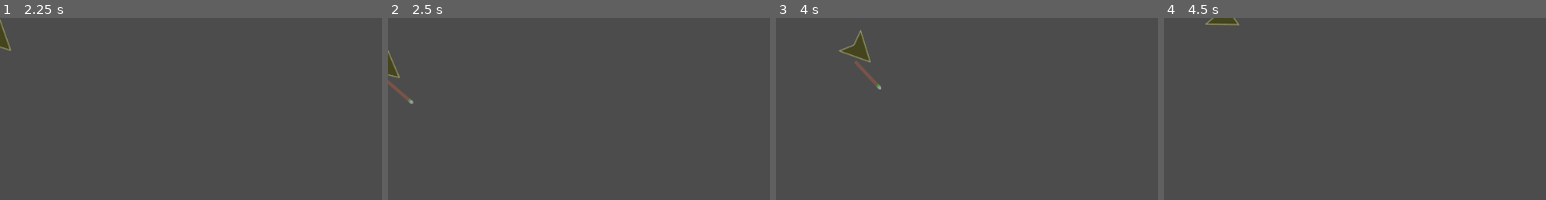
Above: before the commit, frames 1-4 (left to right).
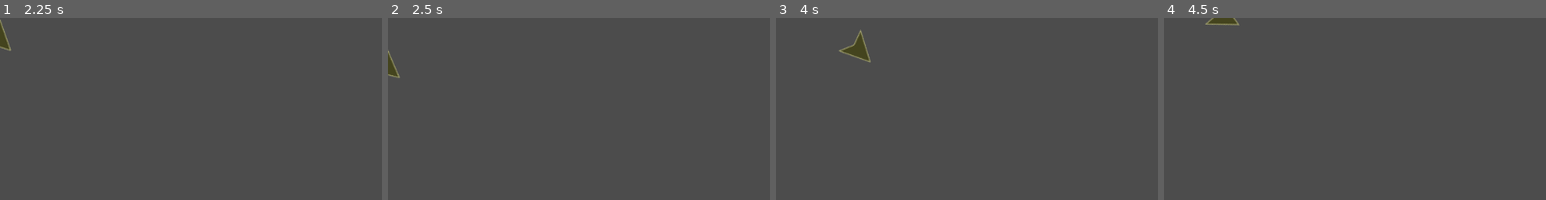
Above: after the commit, the same moments.

Repository: Schwarcraft/DreamGame
Game: Godot game, scene res://Source/Lobby.tscn
The game is run twice, just before and just after one commit, with the same random seed, the same clock (stepped at 60 frames per second) and the same inputs.
Inputs (mouse positions are % of the whole screen's width and height, from its top left):
- Up to frame 1 (2.25 s): tap Enter at 0.5 s; move the mouse to (72, 55) at 0.52 s; hold D (move_right) 0.53-1.25 s; tap E (equip) at 0.6 s; right-click (72, 55) at 0.8 s; click "Host" at 1.25 s; tap Space at 2 s; move the mouse to (30, 67) at 2.02 s; hold S (move_down) from 2.03 s (still down); right-click (30, 67) at 2.1 s
- Up to frame 2 (2.5 s): keep holding S (move_down); tap E (equip) at 2.3 s
- Up to frame 3 (4 s): move the mouse to (60, 34) at 2.77 s; release S (move_down) at 2.78 s; hold D (move_right) 2.78-3.53 s; tap E (equip) at 2.85, 3.8 s; right-click (60, 34) at 3.05 s; move the mouse to (45, 86) at 3.52 s; hold W (move_up) from 3.53 s (still down); right-click (45, 86) at 3.6 s
- Up to frame 4 (4.5 s): move the mouse to (80, 79) at 4.27 s; release W (move_up) at 4.28 s; hold A (move_left) from 4.28 s (still down); tap E (equip) at 4.35 s
The pictures show only the part of the screen within x 0-50%, y 0-50%; the shares and areas given below are measured in that part.

Frame 1 is identical in both runs. In frame 2, 0.2% of the frame differs, in the area x 0-7%, y 34-48%; in frame 3, 0.2%, in the area x 20-28%, y 23-40%; in frame 4, nothing differs.

Commit message:
Fixed Base Networking

Diff:
--- a/Source/Main.tscn
+++ b/Source/Main.tscn
@@ -2,7 +2,6 @@
 
 [ext_resource path="res://Source/Ship.tscn" type="PackedScene" id=1]
 
-
 [node name="Main" type="Node"]
 
 [node name="Ship" parent="." instance=ExtResource( 1 )]
--- a/Source/Ship.gd
+++ b/Source/Ship.gd
@@ -42,10 +42,10 @@
 		#-----Equipment Block-----
 		if Input.is_action_just_pressed("equip"):
 			if is_equipped== false:
-				equip(1)
+				rpc('equip',1)
 				is_equipped = true
 			else:
-				unequip(current_equipID)
+				rpc('unequip',1)
 
 
 
@@ -60,18 +60,20 @@
 #This function will equip a set item:
 #---Purpose---
 #Will take an item ID (int) input and change the sprite of the equipment on the player
-func equip(id):
+sync func equip(id):
 	var equipped
 	match id:
 		1: #ID 1= Spear
 			$Spear.show()
+			$Spear.set_process(true)
 			current_equipID=1
 	pass
 
 
-func unequip(id):
+sync func unequip(id):
 	match id:
 		1: #ID 1 = Spear
 			$Spear.hide()
+			$Spear.set_process(false)
 			current_equipID = 0
 	is_equipped = false
--- a/Source/Ship.tscn
+++ b/Source/Ship.tscn
@@ -8,10 +8,22 @@
 [sub_resource type="CircleShape2D" id=1]
 radius = 14.9845
 
-[sub_resource type="CircleShape2D" id=3]
+[sub_resource type="Animation" id=2]
+resource_name = "New Anim"
+tracks/0/type = "value"
+tracks/0/path = NodePath("Spear/Spear_tex:rotation_degrees")
+tracks/0/interp = 1
+tracks/0/loop_wrap = true
+tracks/0/imported = false
+tracks/0/enabled = true
+tracks/0/keys = {
+"times": PoolRealArray( 0, 0.5, 0.999212 ),
+"transitions": PoolRealArray( 1, 1, 1 ),
+"update": 0,
+"values": [ 90.0, 180.0, 90.0 ]
+}
 
-[sub_resource type="Animation" id=2]
-resource_name = "Spear_Attack"
+[sub_resource type="Animation" id=3]
 tracks/0/type = "value"
 tracks/0/path = NodePath("Spear/Spear_tex:position")
 tracks/0/interp = 2
@@ -37,6 +49,8 @@
 "values": [ Vector2( 27.4832, 13.6182 ), Vector2( 57.483, 13.618 ), Vector2( 27.4832, 13.6182 ) ]
 }
 
+[sub_resource type="CircleShape2D" id=4]
+
 [node name="Ship" type="RigidBody2D"]
 collision_mask = 7
 gravity_scale = 0.0
@@ -49,9 +63,12 @@
 position = Vector2( 0, -0.463287 )
 shape = SubResource( 1 )
 
-[node name="Spear" type="KinematicBody2D" parent="."]
+[node name="SpearPlayer" type="AnimationPlayer" parent="."]
+"anims/New Anim" = SubResource( 2 )
+anims/Spear_Attack = SubResource( 3 )
+
+[node name="Spear" type="Area2D" parent="."]
 visible = false
-collision_layer = 4
 script = ExtResource( 3 )
 
 [node name="Spear_tex" type="Sprite" parent="Spear"]
@@ -64,8 +81,6 @@
 position = Vector2( 27.4832, 13.6182 )
 rotation = -1.5708
 scale = Vector2( 0.638633, 0.638633 )
-shape = SubResource( 3 )
+shape = SubResource( 4 )
 one_way_collision = true
-
-[node name="SpearPlayer" type="AnimationPlayer" parent="."]
-anims/Spear_Attack = SubResource( 2 )
+[connection signal="body_entered" from="Spear" to="Spear" method="_on_Spear_body_entered"]
--- a/Source/Spear_Script.gd
+++ b/Source/Spear_Script.gd
@@ -1,16 +1,25 @@
-extends KinematicBody2D
+extends Area2D
+export var Damage = 25
 
-var is_equipped
 # Declare member variables here. Examples:
 # var a = 2
 # var b = "text"
-
+var slave_position = Vector2()
+var slave_rotation = 0
 # Called when the node enters the scene tree for the first time.
 func _process(delta):
-	if Input.is_action_just_pressed("right_click"):
-		get_node("../SpearPlayer").play("Spear_Attack")
-
-
+	if is_network_master():
+		if Input.is_action_just_pressed("right_click"):
+			get_node("../SpearPlayer").play("Spear_Attack")
+		rset_unreliable("slave_position", position)
+		rset_unreliable("slave_rotation", rotation)
+	else:
+		position = slave_position
+		rotation = slave_rotation
 # Called every frame. 'delta' is the elapsed time since the previous frame.
 #func _process(delta):
 #	pass
+
+
+#func _on_Spear_body_entered(body):
+#	rset_unreliable(body.hide())
Not shown: 1 places in Source/Ship.tscn that only renumber resources
